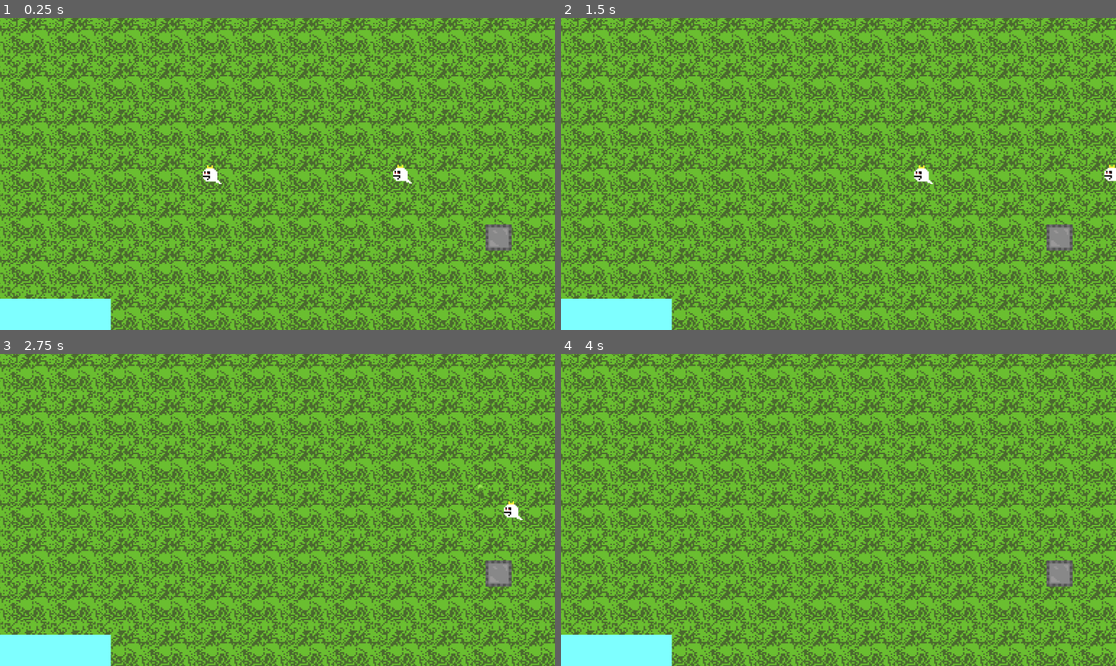
Above: before the commit, frames 1-4 (two rows, left to right).
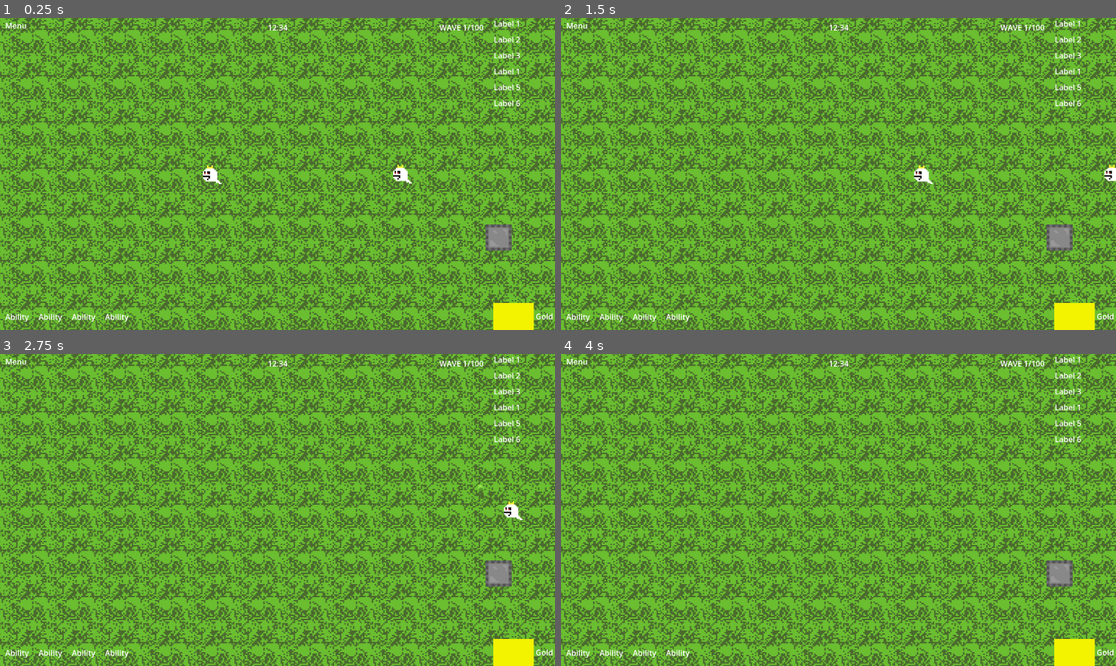
Above: after the commit, the same moments.

Repository: Eliathon/Spillprosjekt
Game: Godot game, scene res://scenes/levels/level.tscn
Two runs of this game, one before a commit and one after it. Both use one fixed random seed, a clock stepped at 60 frames per second and the inputs below.
Inputs:
- Up to frame 1 (0.25 s): no input
- Up to frame 2 (1.5 s): no input
- Up to frame 3 (2.75 s): no input
- Up to frame 4 (4 s): tap Enter at 3.5 s

The runs differ from the first frame. In frame 1, 3.2% of the frame differs, in the area x 0-100%, y 0-100%; in frame 2, 3.2%; in frame 3, 3.2%; in frame 4, 3.2%.

Commit message:
UI update

Diff:
--- a/scenes/user interface/ui.tscn
+++ b/scenes/user interface/ui.tscn
@@ -2,11 +2,174 @@
 
 [node name="UI" type="CanvasLayer"]
 
-[node name="ColorRect" type="ColorRect" parent="."]
+[node name="Control" type="Control" parent="."]
+layout_mode = 3
+anchor_right = 0.068
+anchor_bottom = 0.062
+offset_right = 0.663994
+offset_bottom = -0.176003
+
+[node name="Label" type="Label" parent="Control"]
+layout_mode = 1
 anchors_preset = -1
-anchor_top = 0.9
-anchor_right = 0.2
+anchor_right = 0.861
+anchor_bottom = 0.825
+offset_right = -0.0190048
+grow_horizontal = 2
+grow_vertical = 2
+text = "Menu"
+horizontal_alignment = 1
+vertical_alignment = 1
+
+[node name="Timer" type="Control" parent="."]
+layout_mode = 3
+anchor_left = 0.483
+anchor_right = 0.517
+anchor_bottom = 0.062
+offset_left = -50.416
+offset_right = 52.416
+offset_bottom = -0.176003
+grow_horizontal = 2
+
+[node name="Label" type="Label" parent="Timer"]
+layout_mode = 1
+anchors_preset = 15
+anchor_right = 1.0
 anchor_bottom = 1.0
 grow_horizontal = 2
 grow_vertical = 2
-color = Color(0.494118, 1, 1, 1)
+text = "12:34"
+horizontal_alignment = 1
+vertical_alignment = 1
+
+[node name="Wave Counter" type="Control" parent="."]
+layout_mode = 3
+anchor_left = 0.789
+anchor_right = 0.873
+anchor_bottom = 0.062
+offset_left = 0.0719604
+offset_right = 1.30396
+offset_bottom = -0.176003
+grow_horizontal = 2
+grow_vertical = 2
+
+[node name="Label" type="Label" parent="Wave Counter"]
+layout_mode = 1
+anchors_preset = 15
+anchor_right = 1.0
+anchor_bottom = 1.0
+grow_horizontal = 2
+grow_vertical = 2
+text = "WAVE 1/100"
+horizontal_alignment = 1
+vertical_alignment = 1
+
+[node name="Towers" type="Control" parent="."]
+layout_mode = 3
+anchor_left = 0.889
+anchor_right = 1.0
+anchor_bottom = 0.912
+offset_left = -0.128052
+offset_bottom = 0.0239868
+grow_horizontal = 0
+grow_vertical = 2
+
+[node name="VBoxContainer" type="VBoxContainer" parent="Towers"]
+layout_mode = 1
+anchors_preset = 11
+anchor_left = 1.0
+anchor_right = 1.0
+anchor_bottom = 1.0
+offset_left = -127.0
+offset_bottom = -56.0
+grow_horizontal = 0
+grow_vertical = 2
+theme_override_constants/separation = 10
+
+[node name="Label" type="Label" parent="Towers/VBoxContainer"]
+layout_mode = 2
+text = "Label 1"
+
+[node name="Label2" type="Label" parent="Towers/VBoxContainer"]
+layout_mode = 2
+text = "Label 2"
+
+[node name="Label3" type="Label" parent="Towers/VBoxContainer"]
+layout_mode = 2
+text = "Label 3"
+
+[node name="Label4" type="Label" parent="Towers/VBoxContainer"]
+layout_mode = 2
+text = "Label 1"
+
+[node name="Label5" type="Label" parent="Towers/VBoxContainer"]
+layout_mode = 2
+text = "Label 5"
+
+[node name="Label6" type="Label" parent="Towers/VBoxContainer"]
+layout_mode = 2
+text = "Label 6"
+
+[node name="Abilities" type="Control" parent="."]
+layout_mode = 3
+anchor_top = 0.914
+anchor_right = 0.888
+anchor_bottom = 1.0
+offset_top = 0.727966
+offset_right = 1.02393
+grow_horizontal = 2
+grow_vertical = 0
+
+[node name="HBoxContainer" type="HBoxContainer" parent="Abilities"]
+layout_mode = 1
+anchors_preset = 15
+anchor_right = 1.0
+anchor_bottom = 1.0
+offset_left = 11.0
+grow_horizontal = 2
+grow_vertical = 2
+theme_override_constants/separation = 20
+
+[node name="Label" type="Label" parent="Abilities/HBoxContainer"]
+layout_mode = 2
+text = "Ability"
+
+[node name="Label2" type="Label" parent="Abilities/HBoxContainer"]
+layout_mode = 2
+text = "Ability"
+
+[node name="Label3" type="Label" parent="Abilities/HBoxContainer"]
+layout_mode = 2
+text = "Ability"
+
+[node name="Label4" type="Label" parent="Abilities/HBoxContainer"]
+layout_mode = 2
+text = "Ability"
+
+[node name="Resources" type="Control" parent="."]
+layout_mode = 3
+anchor_left = 0.889
+anchor_top = 0.914
+anchor_right = 1.0
+anchor_bottom = 1.0
+offset_left = -0.128052
+offset_top = -0.272034
+grow_horizontal = 0
+grow_vertical = 0
+
+[node name="HBoxContainer" type="HBoxContainer" parent="Resources"]
+layout_mode = 1
+anchors_preset = 15
+anchor_right = 1.0
+anchor_bottom = 1.0
+grow_horizontal = 2
+grow_vertical = 2
+
+[node name="ColorRect" type="ColorRect" parent="Resources/HBoxContainer"]
+custom_minimum_size = Vector2(84.135, 0)
+layout_mode = 2
+color = Color(0.952941, 0.952941, 0, 1)
+
+[node name="Label" type="Label" parent="Resources/HBoxContainer"]
+layout_mode = 2
+text = "Gold"
